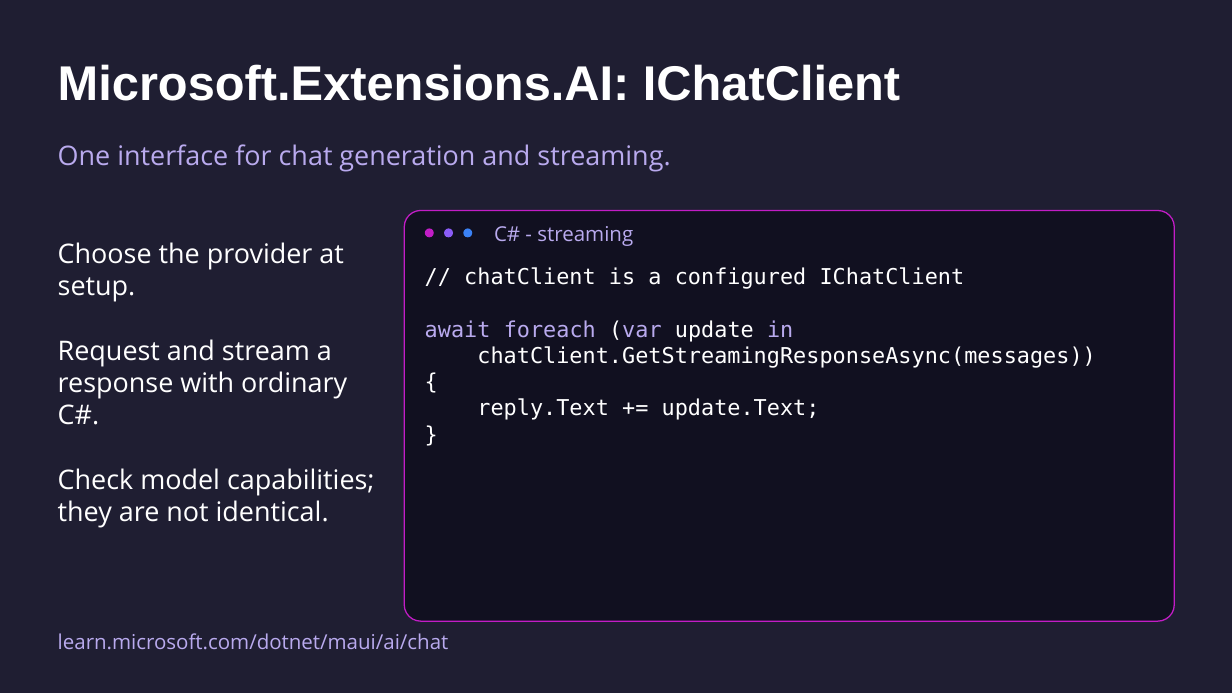
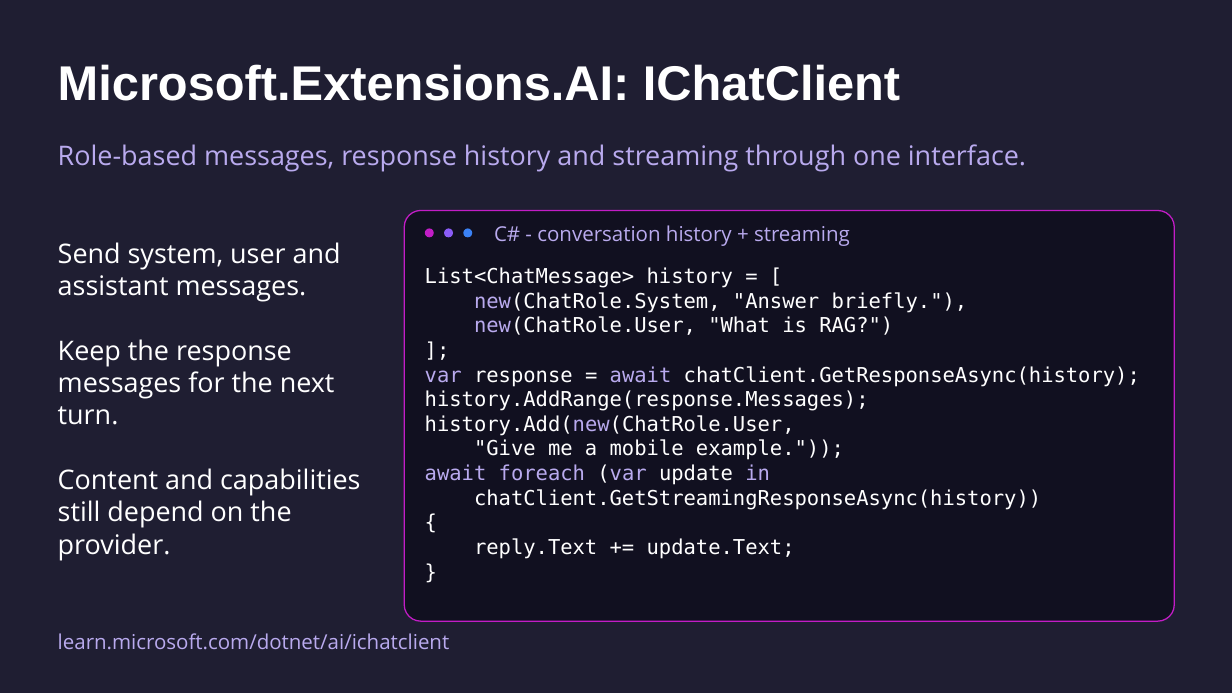
Before and after one commit to mattleibow/dotnetconf2026, a slide deck: slide 14 of slides.pptx. Drawn at 1232x693 pixels with LibreOffice and Linux fonts; fonts in the diff are those of the drawing. Boxes give left, top, right and bottom in pixels: in the first picture for what was removed or moved away, otherwise in the second. Text is boxed around its words. In the diff, an @@ line names an element or a change of style, - is before the commit and + after.

```diff
--- a/slides.pptx
+++ b/slides.pptx
@@ text at <box>58,144,1026,172</box>: text changed @@
-One interface for chat generation and streaming.
+Role-based messages, response history and streaming through one interface.
@@ text at <box>494,225,850,246</box>: text changed @@
-C# - streaming
+C# - conversation history + streaming
@@ text at <box>58,242,360,561</box>: text changed @@
-Choose the provider at setup.
-Request and stream a response with ordinary C#.
-Check model capabilities; they are not identical.
+Send system, user and assistant messages.
+Keep the response messages for the next turn.
+Content and capabilities still depend on the provider.
@@ text at <box>425,267,1140,460</box>: text changed; size 17 to 16 pt @@
-// chatClient is a configured IChatClient
+List<ChatMessage> history = [
+new(ChatRole.System, "Answer briefly."),
+new(ChatRole.User, "What is RAG?")
+];
+var response = await chatClient.GetResponseAsync(history);
+history.AddRange(response.Messages);
+history.Add(new(ChatRole.User,
+"Give me a mobile example."));
@@ text at <box>425,464,795,559</box>: size 17 to 16 pt in "await foreach (var update in", "{", "reply.Text += update.Text;", "}" @@
@@ text at <box>474,489,1041,510</box>: text changed; size 17 to 16 pt @@
-chatClient.GetStreamingResponseAsync(messages))
+chatClient.GetStreamingResponseAsync(history))
@@ text at <box>58,633,450,650</box>: text changed @@
-learn.microsoft.com/dotnet/maui/ai/chat
+learn.microsoft.com/dotnet/ai/ichatclient
```
Also in this commit, not shown: 8 other slides changed, 1 slide added, 1 slide removed.
